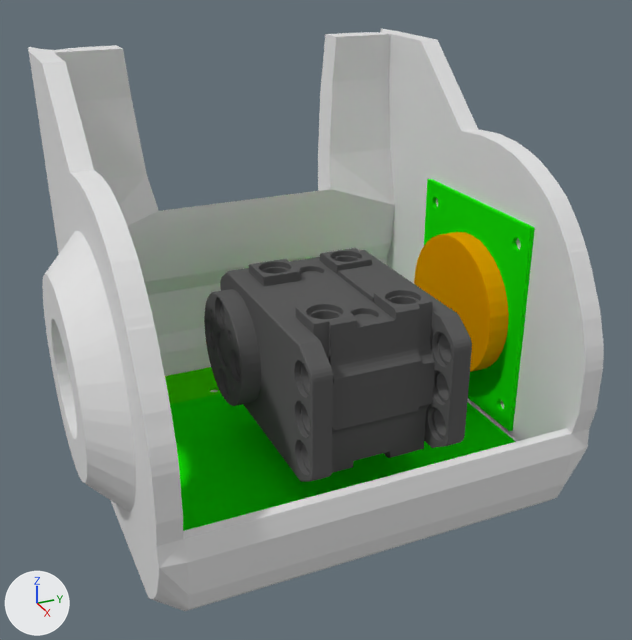
An edit to the Blender file head.blend, drawn before and after from the same camera.
Rendered twice from a 50 mm camera at (119.0, -51.3, 58.3) aimed at (1.1, 1.7, -0.7). The axes (+X, +Y, +Z) are drawn at lower left. The lights are the same throughout.

Before the edit, the objects in view are built like this:
```python
ob_camera = bpy.data.objects.new('Camera', me_camera)
ob_camera.parent = ob_head
ob_camera.location = (316.1, 46.69, -13.52)
ob_camera.rotation_euler = (0.0, -1.571, 0.0)  # degrees (0, -90, 0)
ob_head = bpy.data.objects.new('Head', me_citro6_50)
ob_head.location = (0.0, 0.0, 0.0)
ob_lcd_screen = bpy.data.objects.new('Lcd Screen', me_lcd_screen)
ob_lcd_screen.parent = ob_head
ob_lcd_screen.location = (316.1, 46.69, -13.52)
ob_lcd_screen.rotation_euler = (0.0, -1.571, 0.0)  # degrees (0, -90, 0)
ob_speaker = bpy.data.objects.new('Speaker', me_speaker)
ob_speaker.parent = ob_head
ob_speaker.location = (316.1, 46.69, -13.52)
ob_speaker.rotation_euler = (0.0, -1.571, 0.0)  # degrees (0, -90, 0)
ob_xl_320 = bpy.data.objects.new('Xl-320', me_xl_320)
ob_xl_320.location = (3.2, 0.0, -1.6)
ob_xl_320.rotation_euler = (1.571, -1.571, 0.0)  # degrees (90, -90, 0)
```
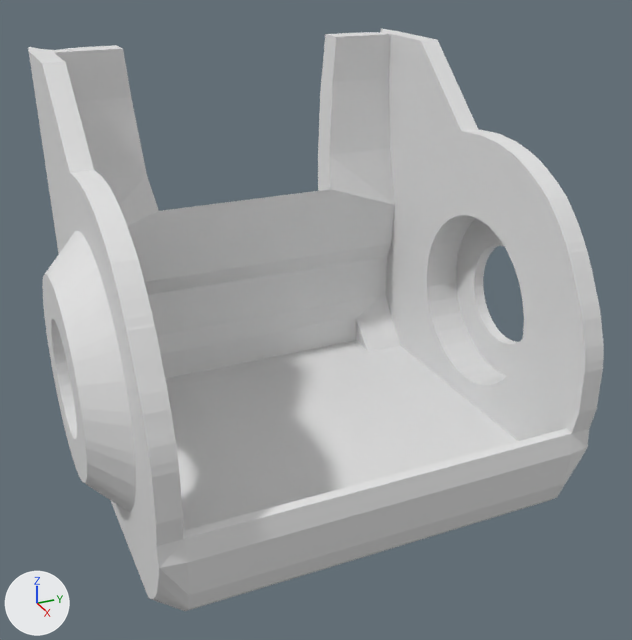
Location of each change, (x1, y1, x2, y2) in pixels of the pictures (632 x 640 px):
'Xl-320', deleted
    before: (204, 248, 472, 482)
'Speaker', deleted
    before: (414, 179, 535, 431)
    faces in mat_material_002 (green #15e708): (424, 179, 535, 431)
    faces in mat_material (orange #e79c00): (414, 232, 509, 372)
'Lcd Screen', deleted (green)
    before: (170, 394, 516, 531)
'Camera', deleted (green)
    before: (165, 367, 221, 404)

The edits, one by one:
Object 'Xl-320' (ob_xl_320) is deleted.
Object 'Speaker' (ob_speaker) is deleted.
Object 'Camera' (ob_camera) is deleted.
Object 'Lcd Screen' (ob_lcd_screen) is deleted.
